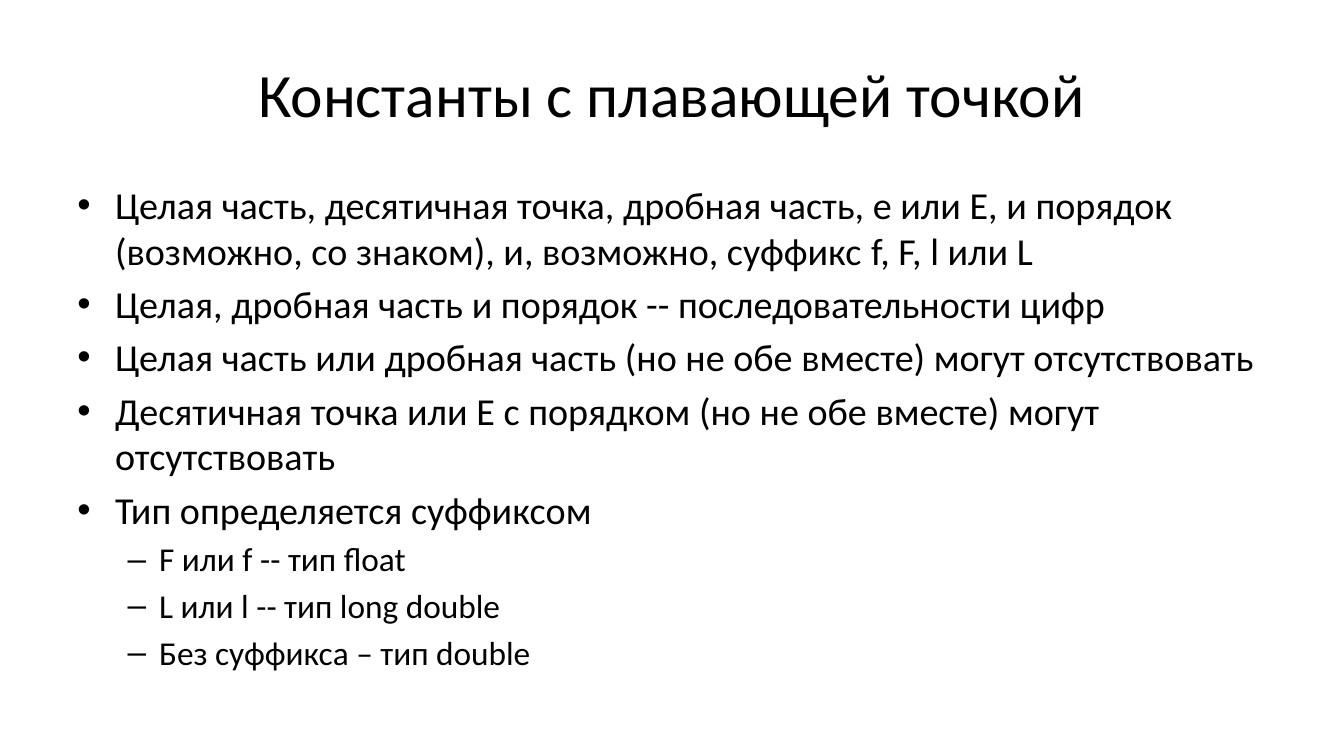
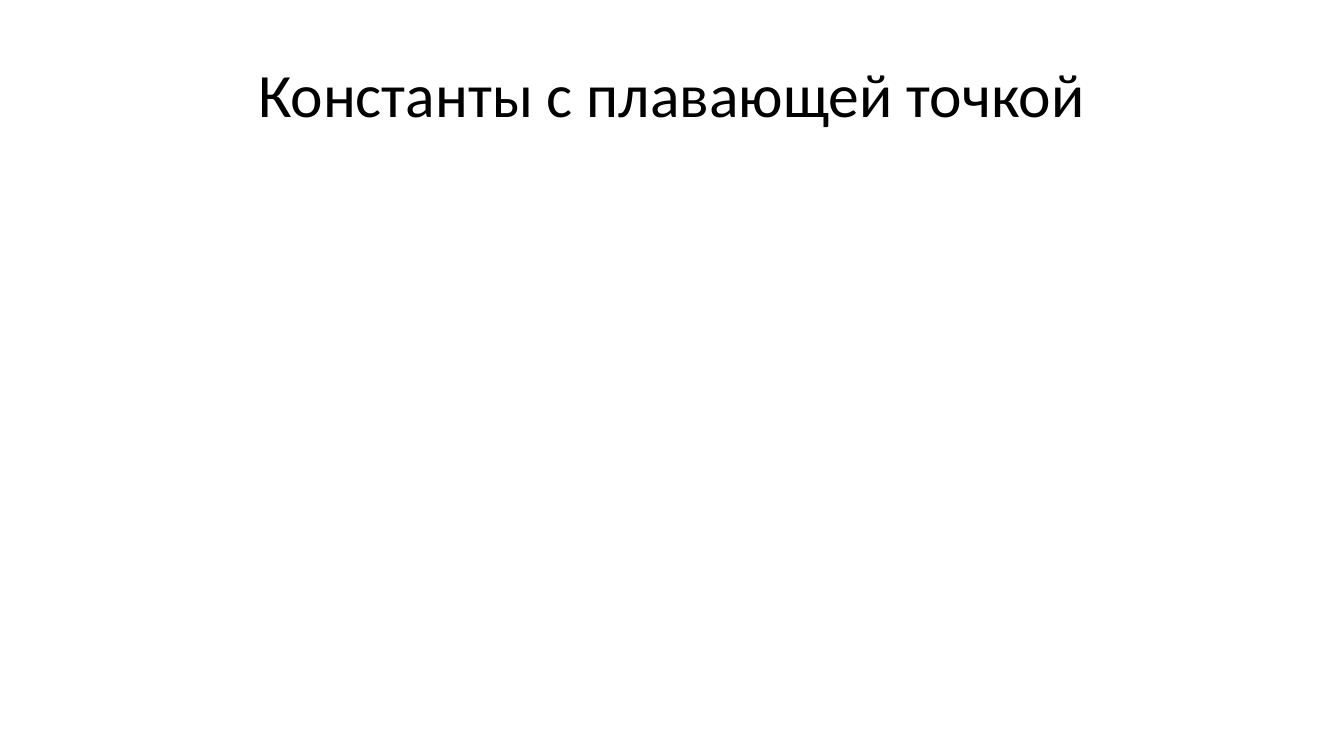
Before and after one commit to Evgueni-Petrov-aka-espetrov/Algorithms-and-Programming-in-C-pptx, a slide deck: slide 91 of 02.5 Лексика и концепции языка Си.pptx (slide 23 before the commit). Drawn at 1344x756 pixels with LibreOffice and Linux fonts; fonts in the diff are those of the drawing. Boxes give left, top, right and bottom in pixels: in the first picture for what was removed or moved away, otherwise in the second. Text is boxed around its words. In the diff, an @@ line names an element or a change of style, - is before the commit and + after.

Commit message:
разбил на слои; написал про константы по одному шаблону; добавил несколько примеров

```diff
--- a/02.5 Лексика и концепции языка Си.pptx
+++ b/02.5 Лексика и концепции языка Си.pptx
@@ text removed at [115, 193, 1253, 671] @@
-• Целая часть, десятичная точка, дробная часть, е или Е, и порядок (возможно, со знаком), и, возможно, суффикс f, F, l или L
-• Целая, дробная часть и порядок -- последовательности цифр
-• Целая часть или дробная часть (но не обе вместе) могут отсутствовать
-• Десятичная точка или Е с порядком (но не обе вместе) могут отсутствовать
-• Тип определяется суффиксом
-  – F или f -- тип float
-  – L или l -- тип long double
-  – Без суффикса – тип double
```
Also in this commit, not shown: 24 other slides changed, 84 slides added, 3 slides removed.
